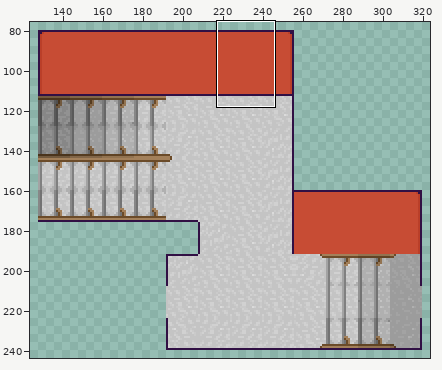
Two versions of one sprite sheet, public/map3.png. The first picture is a wide view before the edit; the outline marks the close-up.
Close-up. Earlier state:
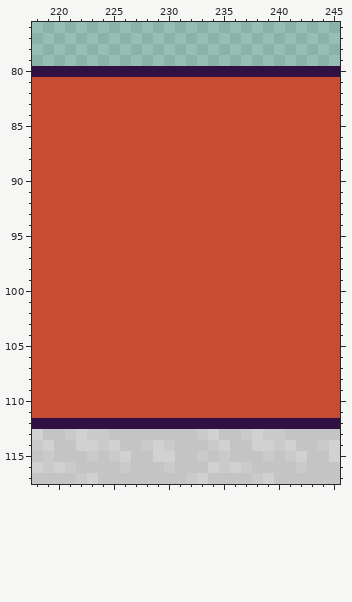
The file is 432x320 pixels. Colours within 5 levels of each other are drawn and written as one. Shown: x 218..245, y 76..117. The wide view leaves out empty margins.
And afterwards:
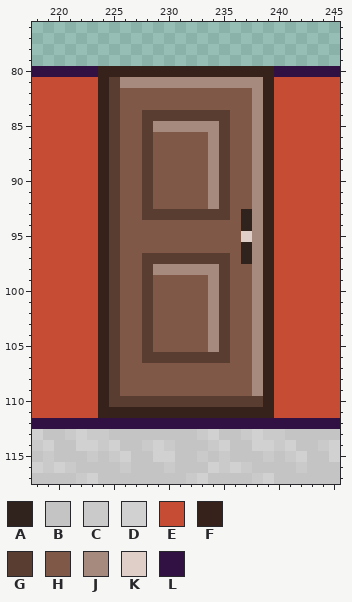
Palette (. is transparent): A #30221c  B #c4c4c4  C #cacaca  D #d1d1d1  E #c74c34  F #36221b  G #593d31  H #805847  J #a68a7e  K #e0cfc8  L #311044
The edit:
Changed rows in their new state; - is an unchanged pixel.
first column x 224:
 80 FFFFFFFFFFFFFFFF
 81 FGJJJJJJJJJJJJJF
 82 FGHHHHHHHHHHHHJF
 83 FGHHHHHHHHHHHHJF
 84 FGHHGGGGGGGGHHJF
 85 FGHHGJJJJJJGHHJF
 86 FGHHGHHHHHJGHHJF
 87 FGHHGHHHHHJGHHJF
 88 FGHHGHHHHHJGHHJF
 89 FGHHGHHHHHJGHHJF
 90 FGHHGHHHHHJGHHJF
 91 FGHHGHHHHHJGHHJF
 92 FGHHGHHHHHJGHHJF
 93 FGHHGGGGGGGGHAJF
 94 FGHHHHHHHHHHHAJF
 95 FGHHHHHHHHHHHKJF
 96 FGHHHHHHHHHHHAJF
 97 FGHHGGGGGGGGHAJF
 98 FGHHGJJJJJJGHHJF
 99 FGHHGHHHHHJGHHJF
100 FGHHGHHHHHJGHHJF
101 FGHHGHHHHHJGHHJF
102 FGHHGHHHHHJGHHJF
103 FGHHGHHHHHJGHHJF
104 FGHHGHHHHHJGHHJF
105 FGHHGHHHHHJGHHJF
106 FGHHGGGGGGGGHHJF
107 FGHHHHHHHHHHHHJF
108 FGHHHHHHHHHHHHJF
109 FGHHHHHHHHHHHHJF
110 FGGGGGGGGGGGGGGF
111 FFFFFFFFFFFFFFFF
Pixel boxes of the changes (left, top, right, bottom) in both close-ups:
changed: (98, 66, 274, 418)
